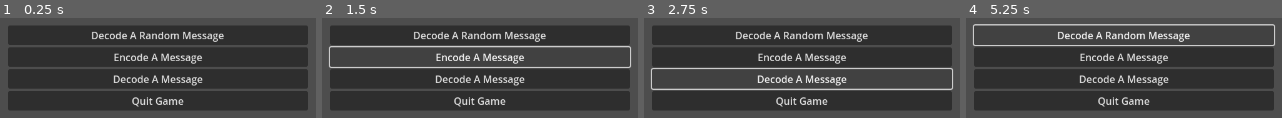
Above: before the commit, frames 1-4 (left to right).
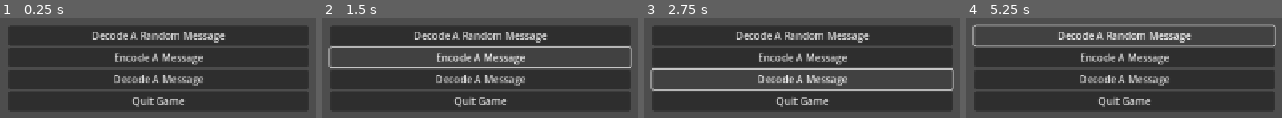
Above: after the commit, the same moments.

Repository: sym-z/phonetic-hangman
Game: Godot game, scene res://scenes/main_menu.tscn
Two runs of this game, one before a commit and one after it. Both use one fixed random seed, a clock stepped at 60 frames per second and the inputs below. The project has no main scene, so this scene is started directly.
Inputs:
- Up to frame 1 (0.25 s): no input
- Up to frame 2 (1.5 s): click "Decode A Random Message" at 0.5 s; click "Encode A Message" at 1.25 s
- Up to frame 3 (2.75 s): click "Decode A Message" at 2 s
- Up to frame 4 (5.25 s): click "Decode A Random Message" at 2.75 s; click "Encode A Message" at 3.5 s; click "Decode A Message" at 4.25 s; click "Decode A Random Message" at 5 s

The runs differ from the first frame. In frame 1, 6.8% of the frame differs, in the area x 2-98%, y 8-92%; in frame 2, 8.0%; in frame 3, 8.9%; in frame 4, 12%, in the area x 1-99%, y 6-92%.

Commit message:
way better scaling!

Diff:
--- a/src/prefabs/phoneme_selection/phoneme_selection.tscn
+++ b/src/prefabs/phoneme_selection/phoneme_selection.tscn
@@ -24,11 +24,11 @@
 [node name="Phoneme Selection" type="Control" node_paths=PackedStringArray("letter_representation", "word_example", "add_button", "play_button")]
 custom_minimum_size = Vector2(96, 96)
 layout_mode = 3
-anchors_preset = 0
-offset_left = 960.0
-offset_top = 540.0
-offset_right = 960.0
-offset_bottom = 540.0
+anchor_right = 0.075
+anchor_bottom = 0.133
+offset_bottom = 0.239998
+grow_horizontal = 2
+grow_vertical = 2
 mouse_filter = 1
 script = ExtResource("1_mi4rm")
 letter_representation = NodePath("Tips/Tip Container/Letter Name")
@@ -39,8 +39,12 @@
 [node name="AudioStreamPlayer" type="AudioStreamPlayer" parent="."]
 
 [node name="Animation" type="Control" parent="."]
-layout_mode = 2
-anchors_preset = 0
+layout_mode = 1
+anchors_preset = 15
+anchor_right = 1.0
+anchor_bottom = 1.0
+grow_horizontal = 2
+grow_vertical = 2
 
 [node name="AnimatedSprite2D" type="AnimatedSprite2D" parent="Animation"]
 scale = Vector2(0.75, 0.726563)
@@ -48,8 +52,12 @@
 centered = false
 
 [node name="Tips" type="Control" parent="."]
-layout_mode = 2
-anchors_preset = 0
+layout_mode = 1
+anchors_preset = 15
+anchor_right = 1.0
+anchor_bottom = 1.0
+grow_horizontal = 2
+grow_vertical = 2
 mouse_filter = 1
 
 [node name="Tip Container" type="VBoxContainer" parent="Tips"]
@@ -59,10 +67,10 @@
 anchor_top = 0.5
 anchor_right = 0.5
 anchor_bottom = 0.5
-offset_left = 32.0
-offset_top = 24.0
-offset_right = 67.0
-offset_bottom = 74.0
+offset_left = -17.0
+offset_top = -24.0
+offset_right = 18.0
+offset_bottom = 26.0
 grow_horizontal = 2
 grow_vertical = 2
 
--- a/src/project.godot
+++ b/src/project.godot
@@ -23,7 +23,6 @@
 
 window/size/viewport_width=1280
 window/size/viewport_height=720
-window/size/mode=2
 window/size/window_width_override=1280
 window/size/window_height_override=720
-window/stretch/aspect="keep_width"
+window/stretch/mode="canvas_items"
--- a/src/scenes/word_builder.tscn
+++ b/src/scenes/word_builder.tscn
@@ -1,6 +1,7 @@
-[gd_scene load_steps=3 format=3 uid="uid://cerariugi700o"]
+[gd_scene load_steps=4 format=3 uid="uid://cerariugi700o"]
 
 [ext_resource type="PackedScene" uid="uid://bjgxtks4ntivg" path="res://prefabs/phoneme_selection/phoneme_selection.tscn" id="1_m88uk"]
+[ext_resource type="Texture2D" uid="uid://d3thg83m1dwye" path="res://background_reference.png" id="1_wkrb8"]
 [ext_resource type="PackedScene" uid="uid://dg1gefmtbt4ao" path="res://prefabs/phoneme_assembler/phoneme_assembler.tscn" id="2_wkrb8"]
 
 [node name="Word Builder" type="Control"]
@@ -10,18 +11,22 @@
 anchor_bottom = 1.0
 grow_horizontal = 2
 grow_vertical = 2
+size_flags_horizontal = 4
 mouse_filter = 1
+metadata/_edit_use_anchors_ = true
+
+[node name="BackgroundReference" type="Sprite2D" parent="."]
+position = Vector2(640, 360)
+texture = ExtResource("1_wkrb8")
 
 [node name="MarginContainer" type="MarginContainer" parent="."]
 layout_mode = 1
-anchors_preset = 15
-anchor_right = 1.0
+anchors_preset = -1
+anchor_right = 0.65
 anchor_bottom = 1.0
-offset_top = 5.0
-offset_right = -469.0
 grow_horizontal = 2
 grow_vertical = 2
-theme_override_constants/margin_top = 9
+theme_override_constants/margin_top = 25
 
 [node name="HFlowContainer" type="HFlowContainer" parent="MarginContainer"]
 layout_mode = 2
Binary file added: src/background_reference.png
Not shown, added: src/background_reference.png.import
